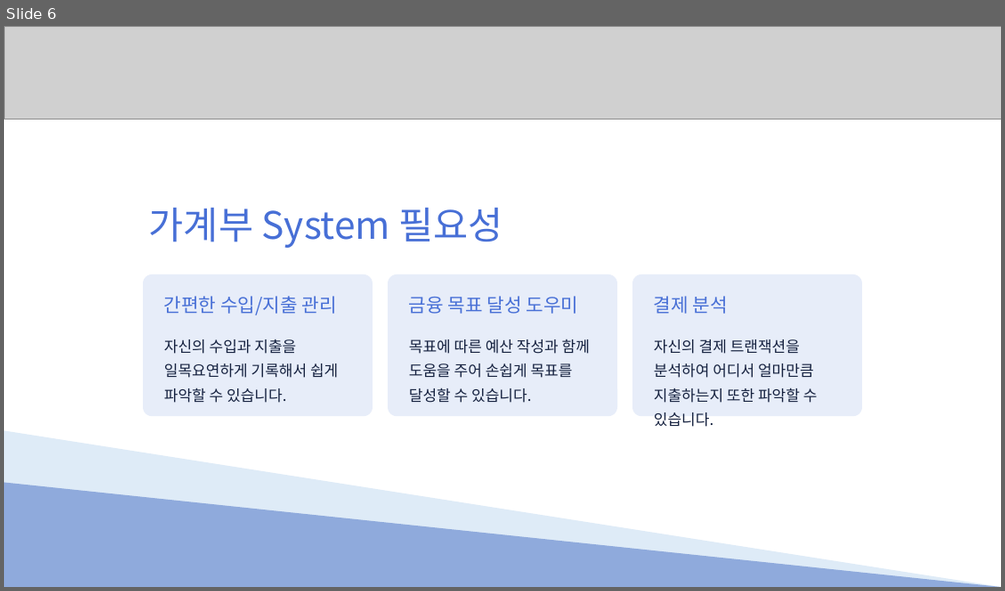
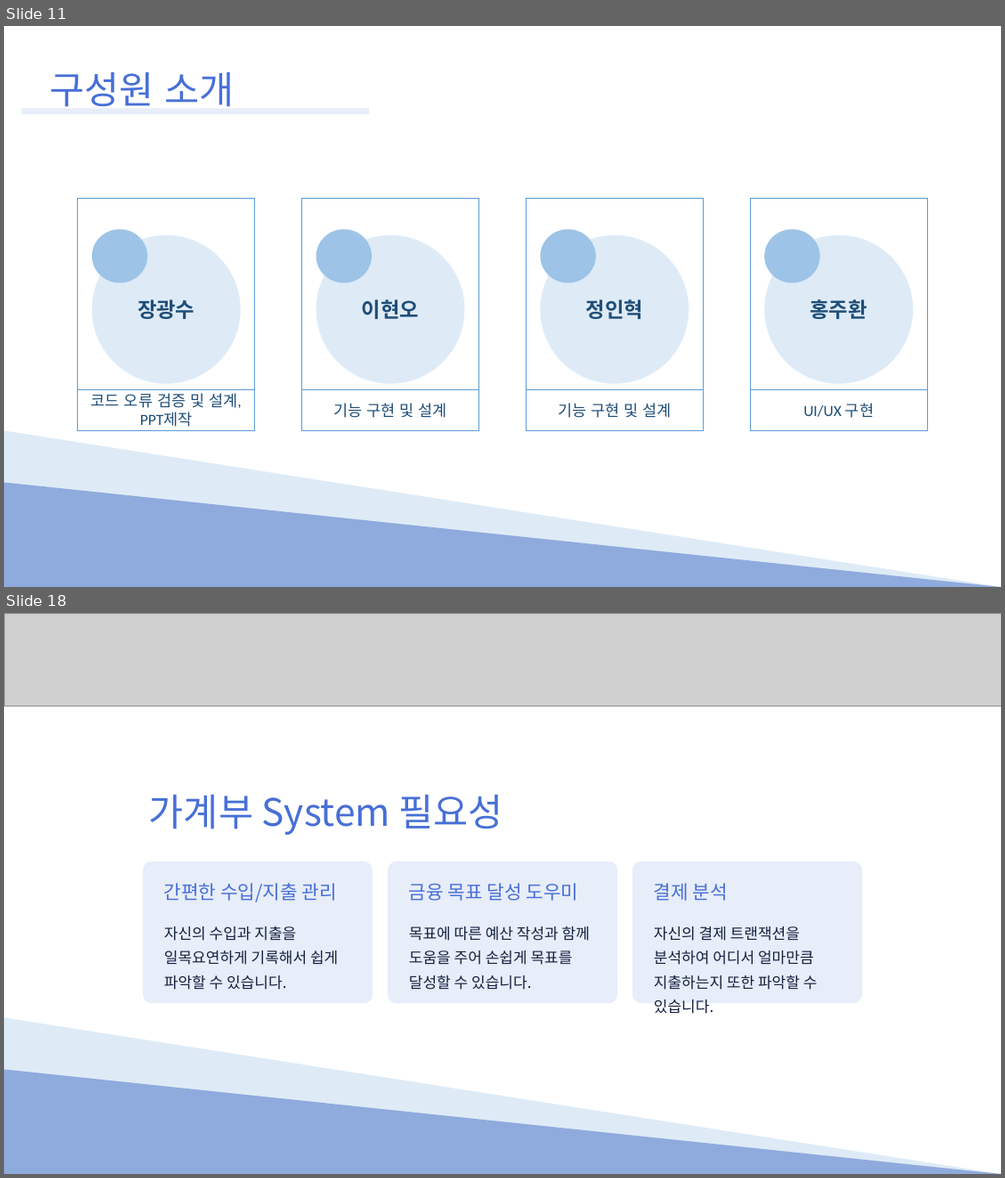
Before and after one commit to Hyno2/C-project, a slide deck: PPT/System.pptx. Shown one above the other, each under a label of ours: slide 6 before the commit, slides 11 and 18 after it; the slides between them are not shown. The pictures are 1005x591 and 1005x1178 pixels, drawn with LibreOffice and Linux fonts; fonts in the diff are those of the drawing; grey boxes stand for pictures. Boxes give left, top, right and bottom in pixels: in the first picture for what was removed or moved away, otherwise in the second. Text is boxed around its words. In the diff, an @@ line names an element or a change of style, - is before the commit and + after.

```diff
--- a/PPT/System.pptx
+++ b/PPT/System.pptx
@@ slide 11 added at (4, 26, 1001, 587), background #FFFFFF @@
@@ text added at (50, 72, 235, 107), 43.7 pt, text #476FD6 @@
+구성원 소개
@@ rectangle added at (22, 108, 369, 114), fill #E7EDF9 @@
@@ rectangle added at (78, 199, 255, 430), outline #5B9BD5 1 pt @@
@@ rectangle added at (302, 199, 479, 430), outline #5B9BD5 1 pt @@
@@ rectangle added at (526, 199, 704, 430), outline #5B9BD5 1 pt @@
@@ rectangle added at (750, 199, 927, 430), outline #5B9BD5 1 pt @@
@@ ellipse added at (92, 235, 240, 384), fill #DEEBF7, 24 pt, text #1F4E79, bold @@
+장광수
@@ ellipse added at (92, 229, 147, 282), fill #9DC3E6 @@
@@ ellipse added at (316, 235, 464, 384), fill #DEEBF7, 24 pt, text #1F4E79, bold @@
+이현오
@@ ellipse added at (316, 229, 372, 282), fill #9DC3E6 @@
@@ ellipse added at (541, 235, 688, 384), fill #DEEBF7, 24 pt, text #1F4E79, bold @@
+정인혁
@@ ellipse added at (541, 229, 596, 282), fill #9DC3E6 @@
@@ ellipse added at (764, 235, 913, 384), fill #DEEBF7, 24 pt, text #1F4E79, bold @@
+홍주환
@@ ellipse added at (764, 229, 819, 282), fill #9DC3E6 @@
@@ rectangle added at (78, 389, 255, 430), outline #5B9BD5 1 pt, 18 pt, text #1F4E79 @@
+코드 오류 검증 및 설계, PPT제작
@@ rectangle added at (302, 389, 479, 430), outline #5B9BD5 1 pt, 18 pt, text #1F4E79 @@
+기능 구현 및 설계
@@ rectangle added at (526, 389, 704, 430), outline #5B9BD5 1 pt, 18 pt, text #1F4E79 @@
+기능 구현 및 설계
@@ rectangle added at (750, 389, 927, 430), outline #5B9BD5 1 pt, 18 pt, text #1F4E79 @@
+UI/UX 구현
@@ right triangle added at (4, 430, 1001, 587), fill #DEEBF7 @@
@@ right triangle added at (4, 482, 1001, 587), fill #8FAADC @@
@@ what was slide 6 is now slide 18 @@
```
Also in this commit, not shown: 3 slides changed, 15 other slides added, 4 slides removed.
